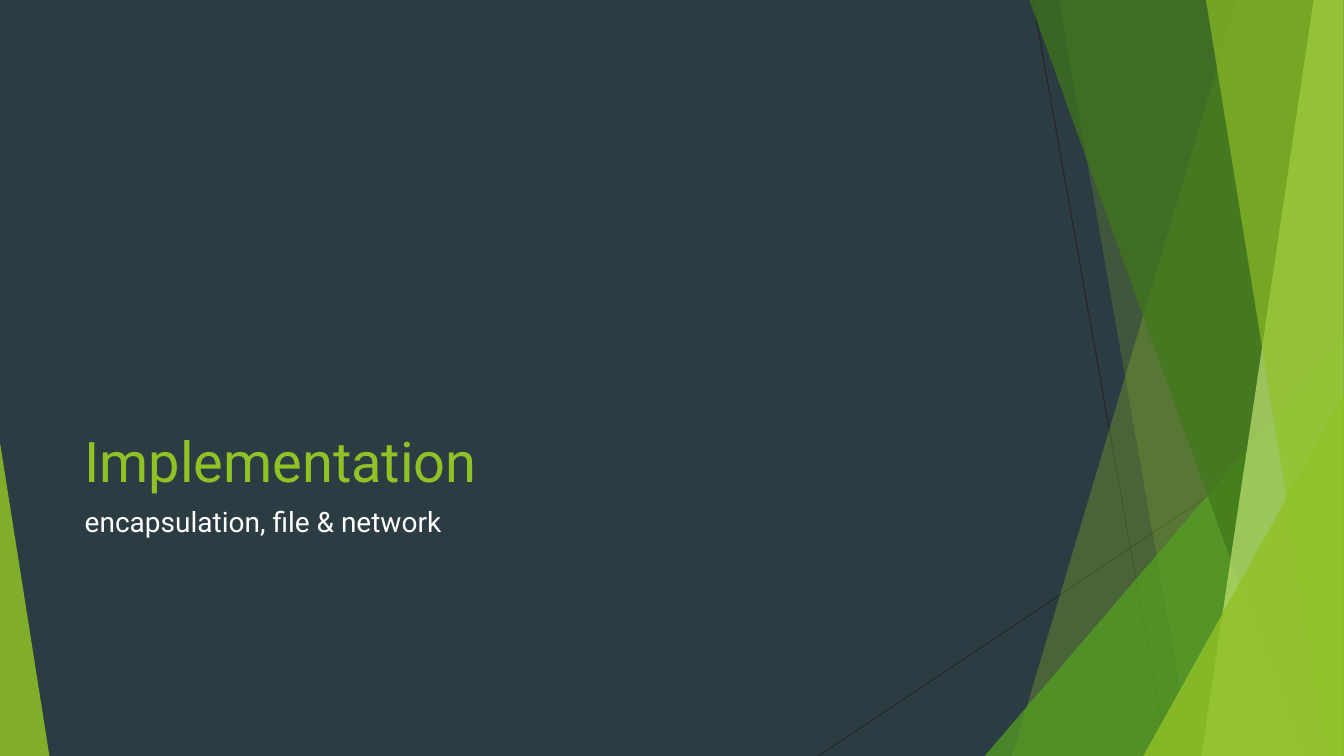
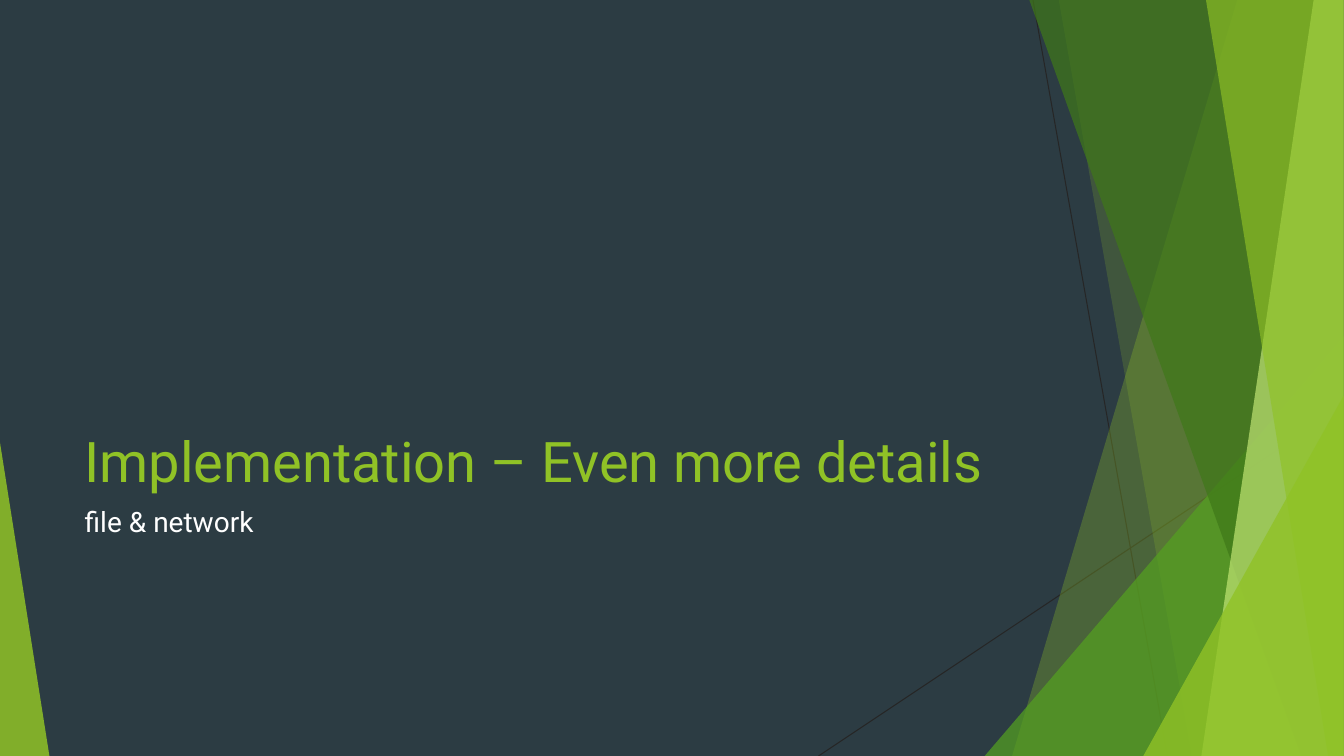
Before and after one commit to DataCorrupted/sandbox, a slide deck: slide 5 of OSII safe-box.pptx (slide 4 before the commit). Drawn at 1344x756 pixels with LibreOffice and Linux fonts; fonts in the diff are those of the drawing. Boxes give left, top, right and bottom in pixels: in the first picture for what was removed or moved away, otherwise in the second. Text is boxed around its words. In the diff, an @@ line names an element or a change of style, - is before the commit and + after.

```diff
--- a/OSII safe-box.pptx
+++ b/OSII safe-box.pptx
@@ title at [85,440,982,494]: text changed @@
-Implementation
+Implementation – Even more details
@@ text at [85,510,253,533]: text changed @@
-encapsulation, file & network
+file & network
```
Also in this commit, not shown: 1 slide added.
